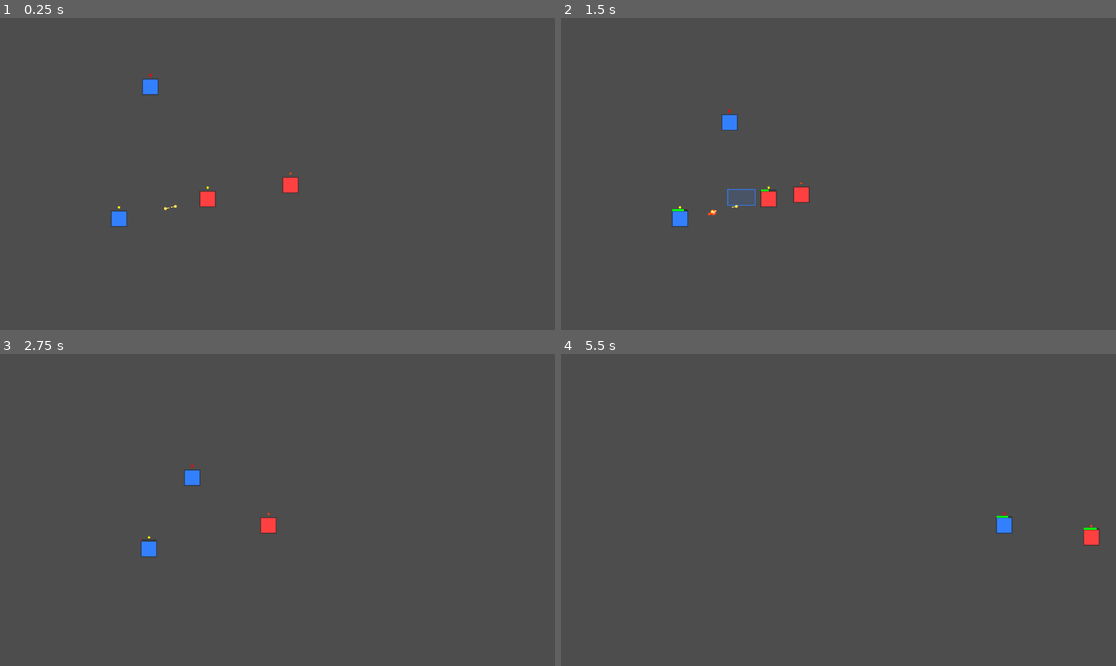
Above: before the commit, frames 1-4 (two rows, left to right).
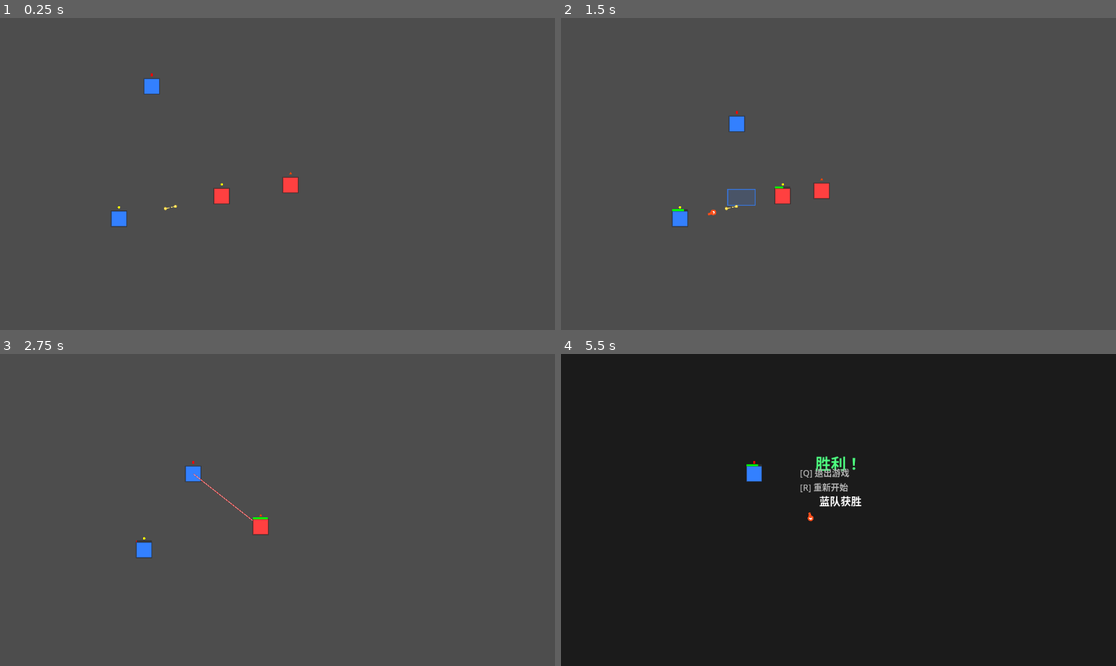
Above: after the commit, the same moments.

Repository: ZhanXuzhao/SpaceRTS
Game: Godot game, scene res://scenes/main.tscn
The game is run twice, just before and just after one commit, with the same random seed, the same clock (stepped at 60 frames per second) and the same inputs.
Inputs (mouse positions are in pixels of both pictures, inside the frame that each line leads up to):
- Up to frame 1 (0.25 s): no input
- Up to frame 2 (1.5 s): tap Enter at 0.5 s; move the mouse to (960, 158) at 0.52 s; tap R at 0.6 s; click (960, 158) at 0.67 s; drag from (727, 189) to (810, 236) at 1.27 s
- Up to frame 3 (2.75 s): move the mouse to (333, 441) at 2.02 s; hold Shift from 2.03 s (still down)
- Up to frame 4 (5.5 s): release Shift at 2.75 s; drag from (810, 572) to (710, 550) at 2.77 s; move the mouse to (1005, 556) at 3.52 s; hold A 3.53-4.25 s; tap Q at 3.6 s; drag from (672, 463) to (955, 519) at 4.27 s; move the mouse to (866, 510) at 5.02 s; hold A from 5.03 s (still down); tap R at 5.1 s; click (866, 510) at 5.17 s

The runs differ from the first frame. In frame 1, 0.4% of the frame differs, in the area x 25-42%, y 17-61%; in frame 2, 0.8%; in frame 3, 0.5%; in frame 4, 100%, in the area x 0-100%, y 0-100%.
Error after the commit: Invalid type in function 'take_damage' in base 'Area2D (Unit)'. The Object-derived class of argument 2 (previously freed) is not a subclass of the expected arg…

Commit message:
Remove forced red chase to prevent retreat behavior

Diff:
--- a/scripts/unit.gd
+++ b/scripts/unit.gd
@@ -103,13 +103,6 @@
 			_is_moving = true
 			_has_saved_move = false
 
-	# 红队有目标时始终保持追击
-	if team == Team.RED and _current_target != null:
-		var to_target = _current_target.global_position - global_position
-		var dir = to_target.normalized()
-		_target_position = _current_target.global_position - dir * weapon.range * 0.85
-		_is_moving = true
-
 	# ---- 移动 ----
 	if _is_moving:
 		_move_toward_target(delta)
